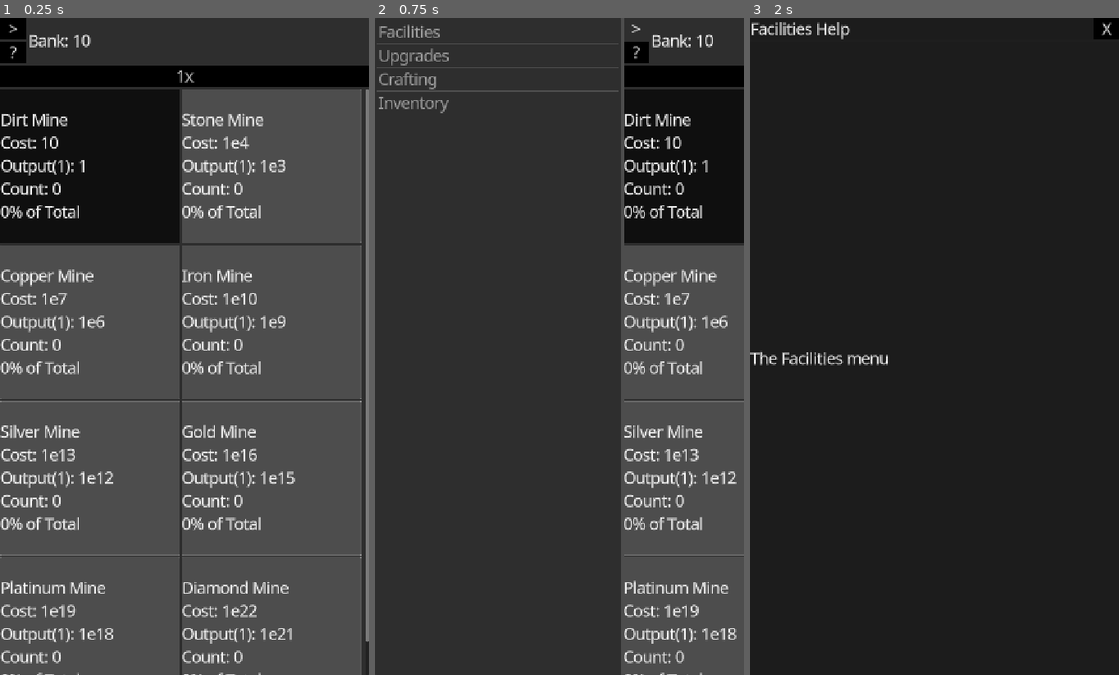
Above: before the commit, frames 1-3 (left to right).
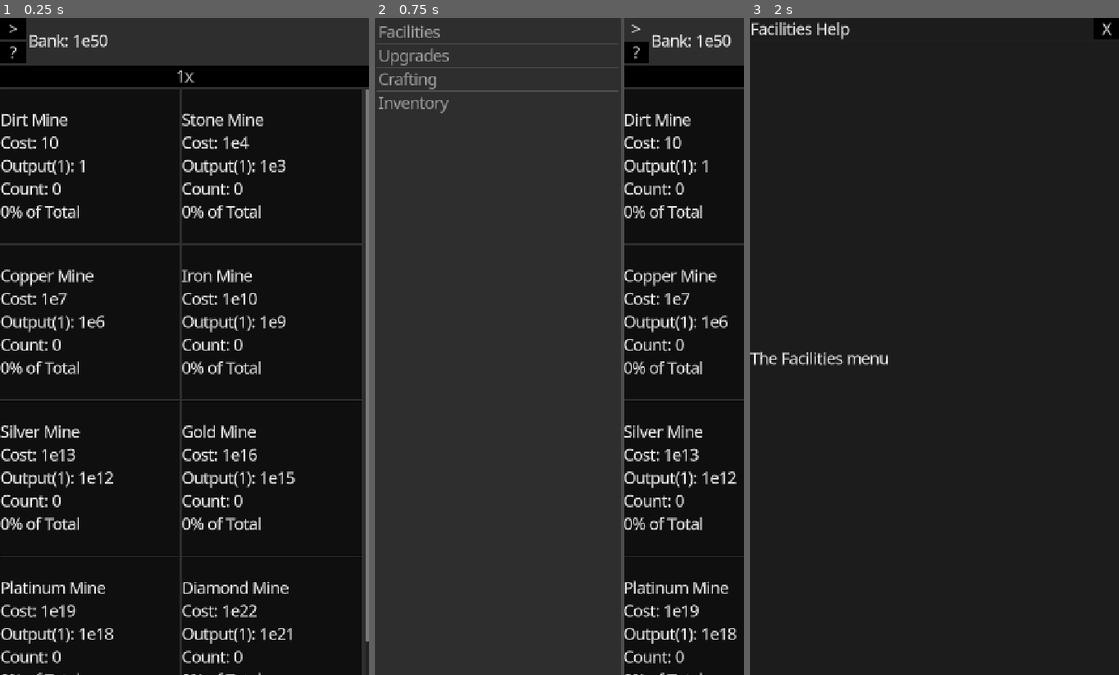
Above: after the commit, the same moments.

Repository: DylanBulfin/IncrementalGameP3
Game: Godot game, scene res://incremental_game.tscn
The game is run twice, just before and just after one commit, with the same random seed, the same clock (stepped at 60 frames per second) and the same inputs.
Inputs:
- Up to frame 1 (0.25 s): no input
- Up to frame 2 (0.75 s): click ">" at 0.5 s
- Up to frame 3 (2 s): click "?" at 1.25 s

The runs differ from the first frame. In frame 1, 72% of the frame differs, in the area x 0-98%, y 2-100%; in frame 2, 20%; in frame 3, nothing differs.

Commit message:
Finishing upgrades

Diff:
--- a/incremental_game.tscn
+++ b/incremental_game.tscn
@@ -2,7 +2,7 @@
 
 [ext_resource type="Script" uid="uid://btuhaluktqodx" path="res://scripts/screen_manager.gd" id="1_6071b"]
 [ext_resource type="PackedScene" uid="uid://j22g6poux24o" path="res://scenes/components/header.tscn" id="2_5t6mn"]
-[ext_resource type="Script" uid="uid://cnproo08b7vfu" path="res://popup_manager.gd" id="2_ox5v5"]
+[ext_resource type="Script" uid="uid://cnproo08b7vfu" path="res://scripts/popup_manager.gd" id="2_ox5v5"]
 [ext_resource type="PackedScene" uid="uid://ugjivmk01r75" path="res://scenes/components/popup_container.tscn" id="4_no6pd"]
 
 [node name="IncrementalGame" type="Control"]
--- a/resources/entities/screen.gd
+++ b/resources/entities/screen.gd
@@ -8,7 +8,7 @@
 
 static var scenes: Array[PackedScene] = [
 	preload("res://scenes/screens/facility_screen.tscn"),
-	preload("res://scenes/screens/dummy_screen.tscn"),
+	preload("res://scenes/screens/upgrade_screen.tscn"),
 	preload("res://scenes/screens/dummy_screen.tscn"),
 	preload("res://scenes/screens/dummy_screen.tscn"),
 	preload("res://scenes/screens/dummy_screen.tscn"),
--- a/scenes/components/facility_button.gd
+++ b/scenes/components/facility_button.gd
@@ -1,4 +1,4 @@
-extends Control
+extends Button
 
 var base: Facility
 var buy_count: int = 1
@@ -18,6 +18,12 @@
 func _on_buy_count_changed(new_buy_count: int) -> void:
 	buy_count = new_buy_count
 
+func _on_upgrade_changed(upgrade: Upgrade) -> void:
+	if upgrade.type in base.cost_upgrade_types \
+	or upgrade.type in base.output_upgrade_types:
+		update_text()
+		update_disabled()
+
 func update_text() -> void:
 	if base:
 		%Content.text = str(
@@ -27,3 +33,6 @@
 			"Count: ", Utils.format(base.count), "\n",
 			Utils.format(base.percent), "% of Total"
 		)
+
+func update_disabled() -> void:
+	self.disabled = State.bank < Utils.get_total_cost(base.cost, base.cost_ratio, buy_count)
--- a/header.gd
+++ b/scenes/components/header.gd
@@ -1,7 +1,9 @@
 extends HBoxContainer
 
+@warning_ignore_start("unused_signal")
 signal help_pressed
 signal side_menu_pressed
+@warning_ignore_restore("unused_signal")
 
 func _ready() -> void:
 	update_text()
--- a/scenes/components/header.tscn
+++ b/scenes/components/header.tscn
@@ -1,6 +1,6 @@
 [gd_scene load_steps=2 format=3 uid="uid://j22g6poux24o"]
 
-[ext_resource type="Script" uid="uid://cl1ya1vm63xdc" path="res://header.gd" id="1_866fw"]
+[ext_resource type="Script" uid="uid://cl1ya1vm63xdc" path="res://scenes/components/header.gd" id="1_866fw"]
 
 [node name="Header" type="HBoxContainer"]
 script = ExtResource("1_866fw")
--- a/popup_container.gd
+++ b/scenes/components/popup_container.gd
@@ -1,5 +1,6 @@
 extends ColorRect
 
+@warning_ignore("unused_signal")
 signal exit_button_pressed
 
 func _ready() -> void:
--- a/scenes/components/popup_container.tscn
+++ b/scenes/components/popup_container.tscn
@@ -1,6 +1,6 @@
 [gd_scene load_steps=2 format=3 uid="uid://ugjivmk01r75"]
 
-[ext_resource type="Script" uid="uid://cdjaecuikbms8" path="res://popup_container.gd" id="1_c6l0w"]
+[ext_resource type="Script" uid="uid://cdjaecuikbms8" path="res://scenes/components/popup_container.gd" id="1_c6l0w"]
 
 [node name="PopupContainer" type="ColorRect"]
 anchors_preset = 15
--- /dev/null
+++ b/scenes/components/upgrade_button.gd
@@ -0,0 +1,23 @@
+extends Button
+
+var base: Upgrade
+
+func _ready() -> void:
+	update_text()
+
+func init(base_upgrade: Upgrade) -> void:
+	base = base_upgrade
+	base.upgrade_changed.connect(_on_upgrade_changed)
+
+func _on_upgrade_changed(upg: Upgrade) -> void:
+	if base.id == upg.id:
+		update_text()
+
+func update_text() -> void:
+	if base:
+		%Content.text = str(
+			base.title, "\n",
+			"Cost(1): ", Utils.format(base.cost), "\n",
+			"Multiplier: ", Utils.format(base.multiplier), "x", "\n",
+			"Level: ", Utils.format(base.count)
+		)
--- /dev/null
+++ b/scenes/components/upgrade_button.tscn
@@ -0,0 +1,20 @@
+[gd_scene load_steps=2 format=3 uid="uid://c44j74ljq5yp7"]
+
+[ext_resource type="Script" uid="uid://b4bpxqhefrcc8" path="res://scenes/components/upgrade_button.gd" id="1_ylriv"]
+
+[node name="UpgradeButton" type="Button"]
+custom_minimum_size = Vector2(350, 250)
+script = ExtResource("1_ylriv")
+
+[node name="PanelContainer" type="PanelContainer" parent="."]
+layout_mode = 1
+anchors_preset = 15
+anchor_right = 1.0
+anchor_bottom = 1.0
+grow_horizontal = 2
+grow_vertical = 2
+mouse_filter = 1
+
+[node name="Content" type="Label" parent="PanelContainer"]
+unique_name_in_owner = true
+layout_mode = 2
--- a/scenes/screens/facility_screen.gd
+++ b/scenes/screens/facility_screen.gd
@@ -26,6 +26,7 @@
 
 	%BuyCountButton.pressed.connect(_on_buy_count_button_pressed)
 	State.bank_changed.connect(_on_bank_changed)
+
 	update_disabled_all()
 
 func _process(delta: float) -> void:
@@ -44,6 +45,9 @@
 	increment_buy_count()
 
 func _on_bank_changed(_bank: float) -> void:
+	update_disabled_all()
+
+func _on_upgrade_changed(_upgrade: Upgrade) -> void:
 	update_disabled_all()
 
 func try_buy_count(facility: Facility, count: int) -> void:
@@ -83,8 +87,7 @@
 	State.credit_bank(total_output)
 
 func update_disabled(id: int) -> void:
-	nodes[id].disabled = State.bank < Utils.get_total_cost(nodes[id].base.cost, nodes[id].base.cost_ratio, buy_count)
+	nodes[id].update_disabled()
 
 func update_disabled_all() -> void:
-	for node: Node in nodes:
-		node.disabled = State.bank < Utils.get_total_cost(node.base.cost, node.base.cost_ratio, buy_count)
+	for node: Node in nodes: node.update_disabled()
--- /dev/null
+++ b/scenes/screens/upgrade_screen.gd
@@ -0,0 +1,77 @@
+extends Control
+
+var curr_category: int = 0
+var upgrade_nodes: Array[Button]
+
+var category_group: ButtonGroup = ButtonGroup.new()
+var upgrades_group: ButtonGroup = ButtonGroup.new()
+
+func _ready() -> void:
+	var button_scene: PackedScene = preload("res://scenes/components/upgrade_button.tscn")
+
+	for category_name: String in Upgrade.UpgradeCategory.keys():
+		var category: int = Upgrade.UpgradeCategory[category_name]
+
+		var button: Button = Button.new()
+		button.text = category_name
+		button.toggle_mode = true
+		button.button_group = category_group
+
+		button.size_flags_horizontal = Control.SIZE_EXPAND_FILL
+
+		if category == curr_category:
+			button.set_pressed_no_signal(true)
+
+		%CategoryContainer.add_child(button)
+
+	for upgrade: Upgrade in State.upgrades:
+		var node: Node = button_scene.instantiate()
+		node.init(upgrade)
+
+		node.toggle_mode = true
+		node.button_group = upgrades_group
+
+		node.visible = false
+		upgrade_nodes.append(node)
+		%UpgradesContainer.add_child(node)
+
+	update_disabled_all()
+	activate_category(curr_category)
+
+	category_group.pressed.connect(_on_category_pressed)
+	upgrades_group.pressed.connect(_on_upgrade_pressed)
+	State.bank_changed.connect(_on_bank_changed)
+
+
+func _on_category_pressed(button: BaseButton) -> void:
+	var category: int = Upgrade.UpgradeCategory[button.text]
+	switch_to_category(category)
+
+func _on_upgrade_pressed(button: BaseButton) -> void:
+	if State.try_debit_bank(button.base.cost):
+		State.add_upgrade_count(button.base.id, 1)
+		update_disabled(button.base.id)
+
+	button.set_pressed_no_signal(false)
+
+func _on_bank_changed(_bank: float) -> void:
+	update_disabled_all()
+
+func switch_to_category(new_category: int) -> void:
+	if new_category == curr_category:
+		return
+
+	activate_category(new_category)
+	curr_category = new_category
+
+func activate_category(category: int) -> void:
+	for node: Button in upgrade_nodes:
+		node.visible = node.base.category as int == category
+
+func update_disabled(id: int) -> void:
+	var node: Button = upgrade_nodes[id]
+	node.disabled = State.bank < node.base.cost
+
+func update_disabled_all() -> void:
+	for node: Button in upgrade_nodes:
+		node.disabled = State.bank < node.base.cost
--- /dev/null
+++ b/scenes/screens/upgrade_screen.tscn
@@ -0,0 +1,38 @@
+[gd_scene load_steps=2 format=3 uid="uid://bvkqb3tp1rqr0"]
+
+[ext_resource type="Script" uid="uid://bd6eqapo2j18s" path="res://scenes/screens/upgrade_screen.gd" id="1_fetmf"]
+
+[node name="UpgradeScreen" type="Control"]
+layout_mode = 3
+anchors_preset = 15
+anchor_right = 1.0
+anchor_bottom = 1.0
+grow_horizontal = 2
+grow_vertical = 2
+script = ExtResource("1_fetmf")
+
+[node name="VBoxContainer" type="VBoxContainer" parent="."]
+layout_mode = 1
+anchors_preset = 15
+anchor_right = 1.0
+anchor_bottom = 1.0
+grow_horizontal = 2
+grow_vertical = 2
+
+[node name="CategoryContainer" type="HBoxContainer" parent="VBoxContainer"]
+unique_name_in_owner = true
+layout_mode = 2
+
+[node name="PanelContainer" type="PanelContainer" parent="VBoxContainer"]
+layout_mode = 2
+size_flags_vertical = 3
+
+[node name="ScrollContainer" type="ScrollContainer" parent="VBoxContainer/PanelContainer"]
+layout_mode = 2
+
+[node name="UpgradesContainer" type="GridContainer" parent="VBoxContainer/PanelContainer/ScrollContainer"]
+unique_name_in_owner = true
+layout_mode = 2
+size_flags_horizontal = 3
+size_flags_vertical = 3
+columns = 2
--- a/scripts/state.gd
+++ b/scripts/state.gd
@@ -1,7 +1,7 @@
 extends Node
 
 # Global non-Resource variables, signals, and helpers
-var bank: float
+var bank: float = 1.0e50
 signal bank_changed(bank: float)
 func try_debit_bank(amount: float) -> bool:
 	if bank >= amount:
@@ -27,6 +27,10 @@
 	facilities[id].facility_changed.emit(facilities[id])
 
 var upgrades: Array[Upgrade]
+func add_upgrade_count(id: int, count: int) -> void:
+	upgrades[id].count += count
+	upgrades[id].upgrade_changed.emit(upgrades[id])
+
 var materials: Array[CMaterial]
 
 func update_entities(collection_name: String, dicts: Array[Dictionary]) -> void:
Renamed: header.gd.uid -> scenes/components/header.gd.uid
Renamed: popup_container.gd.uid -> scenes/components/popup_container.gd.uid
Not shown, added: scenes/components/upgrade_button.gd.uid
Not shown, added: scenes/screens/upgrade_screen.gd.uid
Renamed: popup_manager.gd -> scripts/popup_manager.gd
Renamed: popup_manager.gd.uid -> scripts/popup_manager.gd.uid
